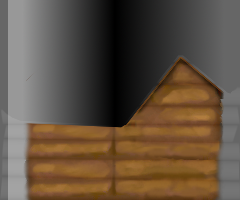
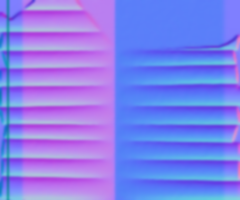
The second 240×200 image is a revision of the first. Changes to its layers:
showed "Sichtbar#4", painted on it over [0, 0, 240, 200]
showed "Sichtbar#3", painted on it over [0, 0, 240, 200]
showed "Sichtbar#2", painted on it over [0, 0, 240, 200]
showed "Sichtbar#1", painted on it over [0, 0, 240, 200]
added layer "plank1-Kopie#4" (soft light, 25%) above "plank1-Kopie#2" over [0, 0, 240, 200]
hid "plank1-Kopie#2" over [0, 55, 240, 200]
hid "Sichtbar-Kopie#1" over [124, 57, 225, 147]
hid "Sichtbar-Kopie#3" over [21, 57, 226, 200]
